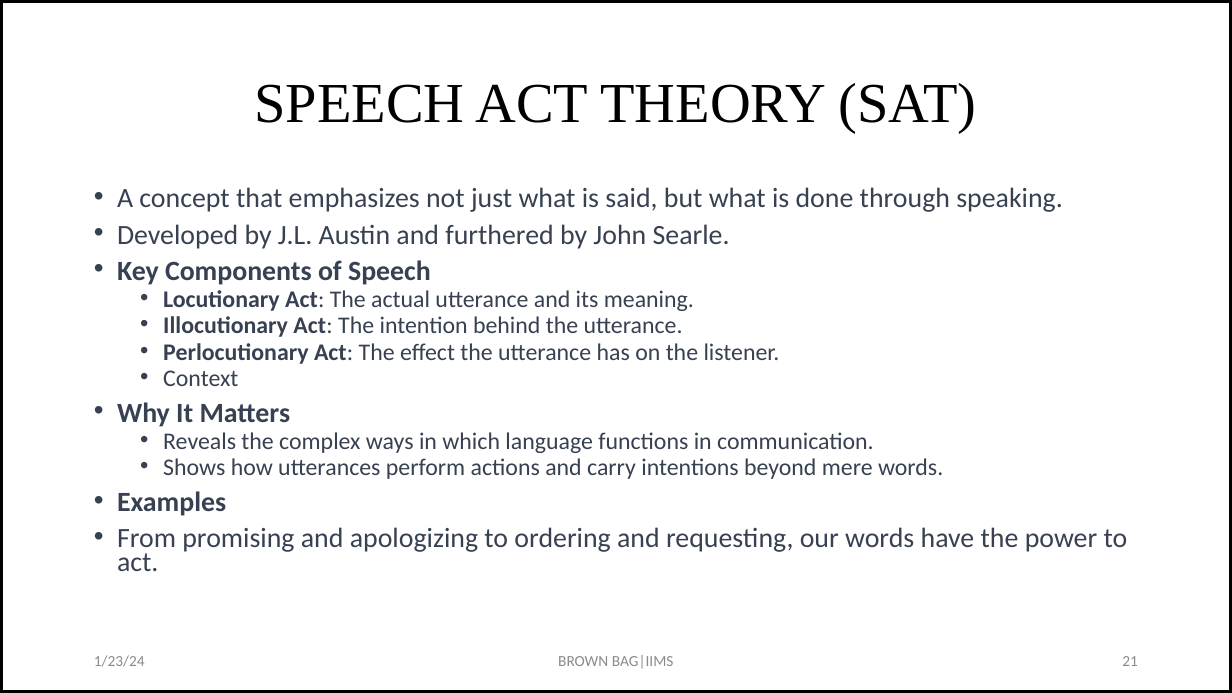
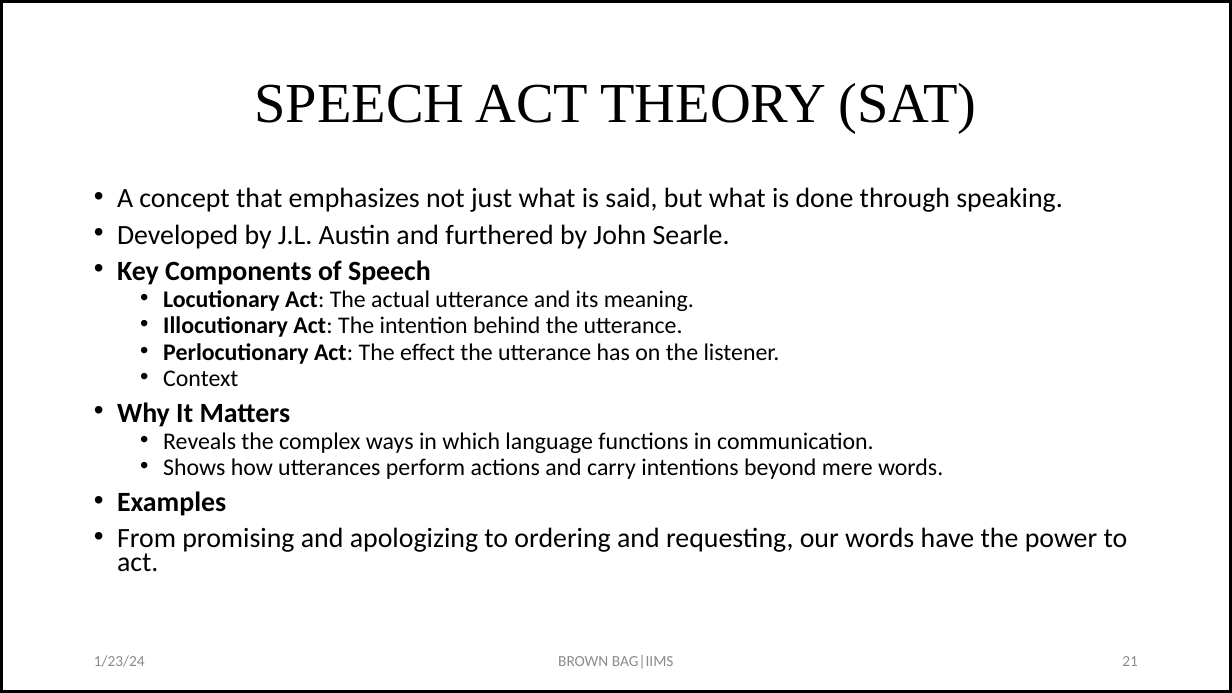
Before and after one commit to drkbhere/Retraction-Analysis, a slide deck: slide 21 of Brownbag-updated.pptx. Drawn at 1232x693 pixels with LibreOffice and Linux fonts; fonts in the diff are those of the drawing. Boxes give left, top, right and bottom in pixels: in the first picture for what was removed or moved away, otherwise in the second. Text is boxed around its words. In the diff, an @@ line names an element or a change of style, - is before the commit and + after.

```diff
--- a/Brownbag-updated.pptx
+++ b/Brownbag-updated.pptx
@@ text "A concept that emphasizes not ..." at <box>117,187,1128,572</box>: text colour #374151 to #000000 @@
```
Also in this commit, not shown: 1 other slide changed, 2 other files.
